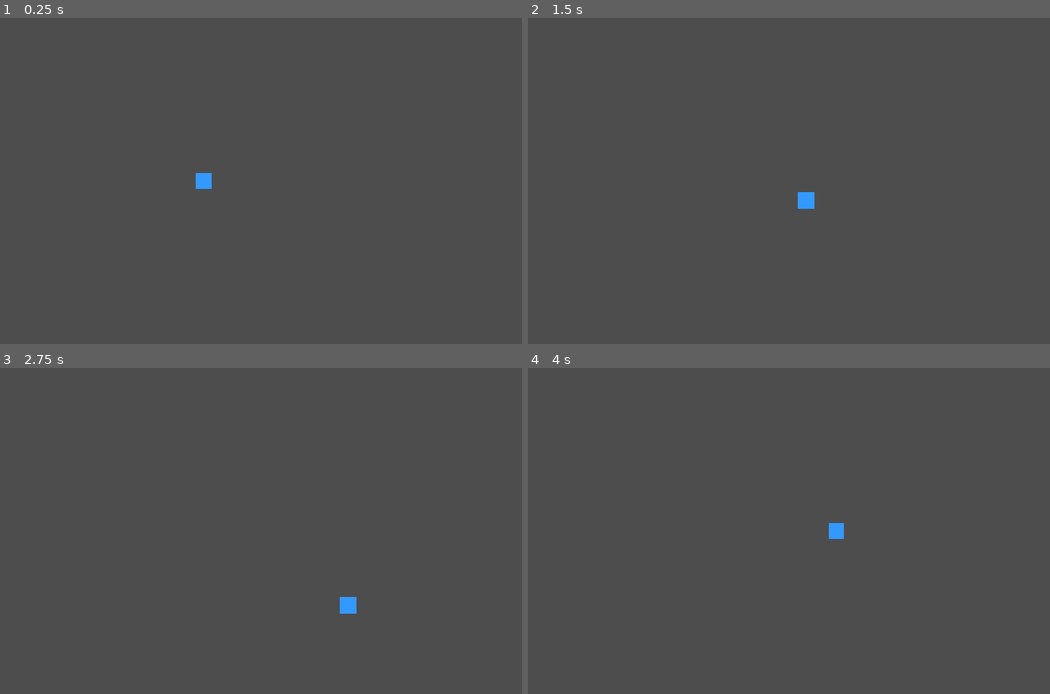
Above: before the commit, frames 1-4 (two rows, left to right).
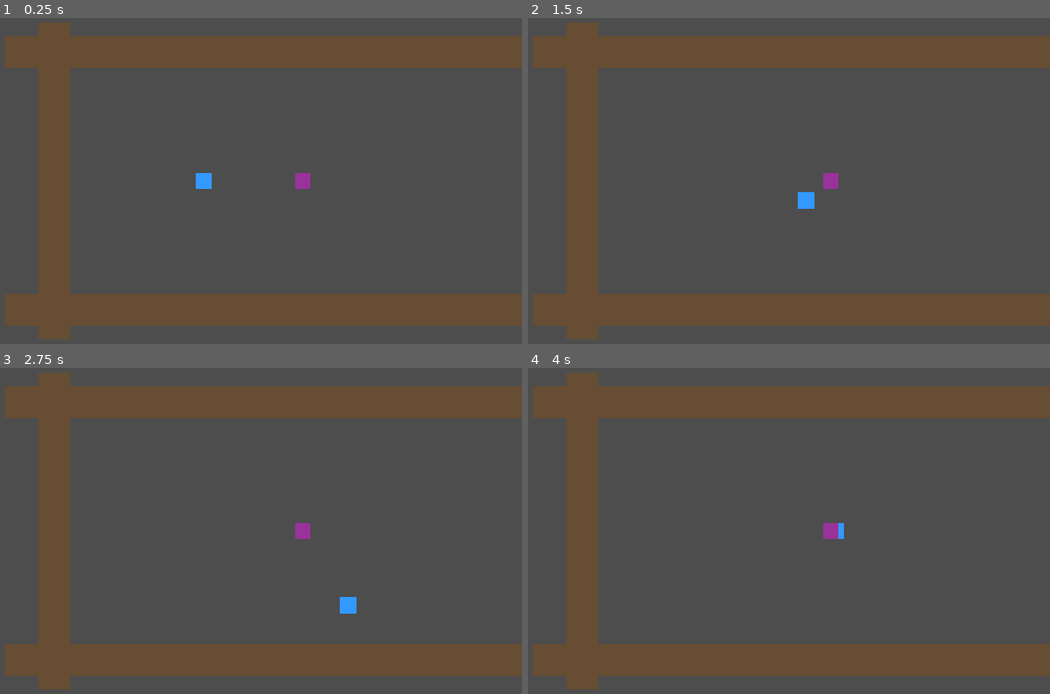
Above: after the commit, the same moments.

Repository: sarahgdykes-ux/Wildbound
Game: Godot game, scene res://scenes/main.tscn
Same seed, same stepped clock (60 frames per second), same inputs: the game is played once before the commit and once after it. Before the commit the project starts from res://scenes/test_world.tscn.
Inputs:
- Up to frame 1 (0.25 s): no input
- Up to frame 2 (1.5 s): tap Enter at 0.5 s; hold D (move_right) 0.53-1.28 s; hold E (interact) 0.53-1.28 s; hold S (move_down) from 1.28 s (still down); tap E (interact) at 1.35 s
- Up to frame 3 (2.75 s): release S (move_down) at 2.03 s; hold D (move_right) from 2.03 s (still down); hold E (interact) from 2.03 s (still down)
- Up to frame 4 (4 s): release D (move_right) at 2.78 s; release E (interact) at 2.78 s; hold W (move_up) 2.78-3.53 s; tap E (interact) at 2.85 s; hold A (move_left) from 3.53 s (still down); hold E (interact) from 3.53 s (still down)

The runs differ from the first frame. In frame 1, 24% of the frame differs, in the area x 0-100%, y 1-99%; in frame 2, 24%; in frame 3, 24%; in frame 4, 24%.

Commit message:
Completed Phase 1

Diff:
--- /dev/null
+++ b/autoload/data_manager.gd
@@ -0,0 +1,186 @@
+extends Node
+
+## Data Manager
+## Autoload singleton for loading and managing game data
+
+signal data_loaded
+signal data_load_failed(error: String)
+
+var creature_data: Dictionary = {}
+var ability_data: Dictionary = {}
+var region_data: Dictionary = {}
+var quest_data: Dictionary = {}
+
+var is_loaded: bool = false
+
+func _ready() -> void:
+	print("DataManager: Initializing...")
+	load_all_data()
+
+## Load all game data files
+func load_all_data() -> void:
+	print("DataManager: Loading game data...")
+
+	var error_occurred := false
+	var error_message := ""
+
+	# Load creature data
+	if not load_creature_data():
+		error_occurred = true
+		error_message = "Failed to load creature data"
+
+	# Load ability data
+	if not load_ability_data():
+		error_occurred = true
+		error_message = "Failed to load ability data"
+
+	# Load region data
+	if not load_region_data():
+		error_occurred = true
+		error_message = "Failed to load region data"
+
+	if error_occurred:
+		print("DataManager: ERROR - ", error_message)
+		emit_signal("data_load_failed", error_message)
+	else:
+		is_loaded = true
+		print("DataManager: All data loaded successfully")
+		print("  - Creatures: ", creature_data.size())
+		print("  - Abilities: ", ability_data.size())
+		print("  - Regions: ", region_data.size())
+		emit_signal("data_loaded")
+
+## Load creature species data from JSON files
+func load_creature_data() -> bool:
+	var dir = DirAccess.open("res://data/creatures/")
+	if not dir:
+		print("DataManager: Failed to open creatures directory")
+		return false
+
+	dir.list_dir_begin()
+	var file_name = dir.get_next()
+
+	while file_name != "":
+		if file_name.ends_with(".json"):
+			var file_path = "res://data/creatures/" + file_name
+			var json_text = FileAccess.get_file_as_string(file_path)
+			var json = JSON.new()
+
+			var parse_result = json.parse(json_text)
+			if parse_result == OK:
+				var data = json.data
+				if data.has("species_id"):
+					creature_data[data.species_id] = data
+					print("DataManager: Loaded creature: ", data.species_id)
+				else:
+					print("DataManager: WARNING - Creature data missing species_id: ", file_name)
+			else:
+				print("DataManager: ERROR - Failed to parse JSON: ", file_name)
+				print("  Error: ", json.get_error_message())
+
+		file_name = dir.get_next()
+
+	dir.list_dir_end()
+	return true
+
+## Load ability data from JSON files
+func load_ability_data() -> bool:
+	var dir = DirAccess.open("res://data/abilities/")
+	if not dir:
+		print("DataManager: Failed to open abilities directory")
+		return false
+
+	dir.list_dir_begin()
+	var file_name = dir.get_next()
+
+	while file_name != "":
+		if file_name.ends_with(".json"):
+			var file_path = "res://data/abilities/" + file_name
+			var json_text = FileAccess.get_file_as_string(file_path)
+			var json = JSON.new()
+
+			var parse_result = json.parse(json_text)
+			if parse_result == OK:
+				var data = json.data
+				if data.has("ability_id"):
+					ability_data[data.ability_id] = data
+					print("DataManager: Loaded ability: ", data.ability_id)
+				else:
+					print("DataManager: WARNING - Ability data missing ability_id: ", file_name)
+			else:
+				print("DataManager: ERROR - Failed to parse JSON: ", file_name)
+				print("  Error: ", json.get_error_message())
+
+		file_name = dir.get_next()
+
+	dir.list_dir_end()
+	return true
+
+## Load region data from JSON files
+func load_region_data() -> bool:
+	var dir = DirAccess.open("res://data/regions/")
+	if not dir:
+		print("DataManager: Failed to open regions directory")
+		return false
+
+	dir.list_dir_begin()
+	var file_name = dir.get_next()
+
+	while file_name != "":
+		if file_name.ends_with(".json"):
+			var file_path = "res://data/regions/" + file_name
+			var json_text = FileAccess.get_file_as_string(file_path)
+			var json = JSON.new()
+
+			var parse_result = json.parse(json_text)
+			if parse_result == OK:
+				var data = json.data
+				if data.has("region_id"):
+					region_data[data.region_id] = data
+					print("DataManager: Loaded region: ", data.region_id)
+				else:
+					print("DataManager: WARNING - Region data missing region_id: ", file_name)
+			else:
+				print("DataManager: ERROR - Failed to parse JSON: ", file_name)
+				print("  Error: ", json.get_error_message())
+
+		file_name = dir.get_next()
+
+	dir.list_dir_end()
+	return true
+
+## Get creature data by species ID
+func get_creature(species_id: String) -> Dictionary:
+	if creature_data.has(species_id):
+		return creature_data[species_id]
+	else:
+		print("DataManager: WARNING - Creature not found: ", species_id)
+		return {}
+
+## Get ability data by ability ID
+func get_ability(ability_id: String) -> Dictionary:
+	if ability_data.has(ability_id):
+		return ability_data[ability_id]
+	else:
+		print("DataManager: WARNING - Ability not found: ", ability_id)
+		return {}
+
+## Get region data by region ID
+func get_region(region_id: String) -> Dictionary:
+	if region_data.has(region_id):
+		return region_data[region_id]
+	else:
+		print("DataManager: WARNING - Region not found: ", region_id)
+		return {}
+
+## Get all creature IDs
+func get_all_creature_ids() -> Array:
+	return creature_data.keys()
+
+## Get all ability IDs
+func get_all_ability_ids() -> Array:
+	return ability_data.keys()
+
+## Get all region IDs
+func get_all_region_ids() -> Array:
+	return region_data.keys()
--- /dev/null
+++ b/data/abilities/ember_rush.json
@@ -0,0 +1,16 @@
+{
+  "ability_id": "ember_rush",
+  "name": "Ember Rush",
+  "element": "fire",
+  "type": "physical",
+  "power": 50,
+  "accuracy": 100,
+  "effects": [
+    {
+      "type": "damage",
+      "value": 50
+    }
+  ],
+  "cooldown": 0,
+  "description": "Charges forward with blazing embers."
+}
--- /dev/null
+++ b/data/abilities/seedburst.json
@@ -0,0 +1,16 @@
+{
+  "ability_id": "seedburst",
+  "name": "Seedburst",
+  "element": "nature",
+  "type": "special",
+  "power": 40,
+  "accuracy": 100,
+  "effects": [
+    {
+      "type": "damage",
+      "value": 40
+    }
+  ],
+  "cooldown": 0,
+  "description": "Launches a burst of seeds at the target."
+}
--- /dev/null
+++ b/data/creatures/cindlet.json
@@ -0,0 +1,44 @@
+{
+  "species_id": "cindlet",
+  "name": "Cindlet",
+  "elements": ["fire"],
+  "role": "attacker",
+  "habitats": ["whispering_woods", "emberfall"],
+  "base_stats": {
+    "hp": 40,
+    "attack": 55,
+    "defense": 30,
+    "magic": 35,
+    "resistance": 30,
+    "speed": 50
+  },
+  "abilities": ["ember_rush", "flame_shield", "heat_wave"],
+  "taming_method": {
+    "type": "battle",
+    "requirements": {
+      "win_challenge": true,
+      "demonstrate_strength": true
+    }
+  },
+  "evolution_options": [
+    {
+      "target": "scorchscale",
+      "requirements": {
+        "fire_victories": 20,
+        "environmental_affinity": {
+          "fire": 40
+        },
+        "level": 20
+      }
+    },
+    {
+      "target": "magmara",
+      "requirements": {
+        "hp_remaining_avg": 60,
+        "defeated_by_fire": 5,
+        "level": 20
+      }
+    }
+  ],
+  "rarity": "starter"
+}
--- /dev/null
+++ b/data/creatures/mosskit.json
@@ -0,0 +1,42 @@
+{
+  "species_id": "mosskit",
+  "name": "Mosskit",
+  "elements": ["nature"],
+  "role": "support",
+  "habitats": ["whispering_woods"],
+  "base_stats": {
+    "hp": 45,
+    "attack": 30,
+    "defense": 35,
+    "magic": 40,
+    "resistance": 35,
+    "speed": 55
+  },
+  "abilities": ["seedburst", "leaf_guard", "nature_boost"],
+  "taming_method": {
+    "type": "trust",
+    "requirements": {
+      "item": "forest_berries",
+      "approach": "patient"
+    }
+  },
+  "evolution_options": [
+    {
+      "target": "briarhorn",
+      "requirements": {
+        "environmental_affinity": {
+          "nature": 50
+        },
+        "level": 20
+      }
+    },
+    {
+      "target": "bloomveil",
+      "requirements": {
+        "relationship": 80,
+        "level": 20
+      }
+    }
+  ],
+  "rarity": "starter"
+}
--- /dev/null
+++ b/data/regions/verdant_hollow.json
@@ -0,0 +1,50 @@
+{
+  "region_id": "verdant_hollow",
+  "name": "Verdant Hollow",
+  "theme": "forest",
+  "description": "The starting region and first Wildbond mystery.",
+  "areas": [
+    {
+      "area_id": "bramblewick_village",
+      "name": "Bramblewick Village",
+      "purpose": "Starting settlement and hub"
+    },
+    {
+      "area_id": "whispering_woods",
+      "name": "Whispering Woods",
+      "purpose": "Introduction to exploration and taming"
+    },
+    {
+      "area_id": "stoneback_ridge",
+      "name": "Stoneback Ridge",
+      "purpose": "Environmental exploration abilities"
+    },
+    {
+      "area_id": "moonwater_glade",
+      "name": "Moonwater Glade",
+      "purpose": "Time-dependent encounters"
+    },
+    {
+      "area_id": "hollow_ruins",
+      "name": "The Hollow Ruins",
+      "purpose": "First major story discovery and boss"
+    }
+  ],
+  "creature_spawns": [
+    {
+      "species_id": "mosskit",
+      "areas": ["whispering_woods"],
+      "rarity": "starter"
+    },
+    {
+      "species_id": "cindlet",
+      "areas": ["whispering_woods"],
+      "rarity": "starter"
+    },
+    {
+      "species_id": "shroomble",
+      "areas": ["whispering_woods"],
+      "rarity": "common"
+    }
+  ]
+}
--- a/project.godot
+++ b/project.godot
@@ -16,7 +16,7 @@
 
 config/name="Wildbound"
 config/description="Echoes of the Forgotten - A top-down 2D fantasy adventure RPG"
-run/main_scene="res://scenes/test_world.tscn"
+run/main_scene="res://scenes/main.tscn"
 config/features=PackedStringArray("4.7", "GL Compatibility")
 config/icon="res://icon.svg"
 
@@ -100,6 +100,10 @@
 2d_physics/layer_31="Ignore"
 2d_physics/layer_32="Ignore"
 
+[autoload]
+
+DataManager="*res://autoload/data_manager.gd"
+
 [rendering]
 
 textures/canvas_textures/default_texture_filter=0
--- /dev/null
+++ b/scenes/interactable.tscn
@@ -0,0 +1,40 @@
+[gd_scene load_steps=3 format=3 uid="uid://e5f6g7h8i9j0"]
+
+[ext_resource type="Script" path="res://scripts/interactable.gd" id="1_interact"]
+
+[sub_resource type="RectangleShape2D" id="RectangleShape2D_interact"]
+size = Vector2(32, 32)
+
+[sub_resource type="RectangleShape2D" id="RectangleShape2D_trigger"]
+size = Vector2(64, 64)
+
+[node name="Interactable" type="Area2D"]
+collision_layer = 0
+collision_mask = 8
+script = ExtResource("1_interact")
+
+[node name="CollisionShape2D" type="CollisionShape2D" parent="."]
+shape = SubResource("RectangleShape2D_interact")
+
+[node name="TriggerArea" type="Area2D" parent="."]
+collision_layer = 0
+collision_mask = 16
+
+[node name="TriggerShape" type="CollisionShape2D" parent="TriggerArea"]
+shape = SubResource("RectangleShape2D_trigger")
+
+[node name="Sprite2D" type="ColorRect" parent="."]
+offset_left = -16.0
+offset_top = -16.0
+offset_right = 16.0
+offset_bottom = 16.0
+color = Color(0.8, 0.8, 0.3, 1)
+
+[node name="Label" type="Label" parent="."]
+offset_left = -20.0
+offset_top = -40.0
+offset_right = 20.0
+offset_bottom = -20.0
+text = "Press E"
+horizontal_alignment = 1
+vertical_alignment = 1
--- a/scenes/main.tscn
+++ b/scenes/main.tscn
@@ -1,7 +1,6 @@
 [gd_scene load_steps=2 format=3 uid="uid://bj8w8k1v4x5q"]
 
-[ext_resource type="PackedScene" uid="uid://c3d4e5f6g7h8" path="res://scenes/test_world.tscn" id="1_testworld"]
+[ext_resource type="Script" path="res://scripts/main.gd" id="1_main"]
 
 [node name="Main" type="Node"]
-
-[node name="TestWorld" parent="." instance=ExtResource("1_testworld")]
+script = ExtResource("1_main")
--- /dev/null
+++ b/scenes/npc.tscn
@@ -0,0 +1,40 @@
+[gd_scene load_steps=4 format=3 uid="uid://f6g7h8i9j0k1"]
+
+[ext_resource type="Script" path="res://scripts/npc.gd" id="1_npc"]
+
+[sub_resource type="RectangleShape2D" id="RectangleShape2D_npc"]
+size = Vector2(32, 32)
+
+[sub_resource type="RectangleShape2D" id="RectangleShape2D_trigger"]
+size = Vector2(64, 64)
+
+[node name="NPC" type="StaticBody2D"]
+collision_layer = 8
+collision_mask = 0
+script = ExtResource("1_npc")
+
+[node name="CollisionShape2D" type="CollisionShape2D" parent="."]
+shape = SubResource("RectangleShape2D_npc")
+
+[node name="InteractionArea" type="Area2D" parent="."]
+collision_layer = 0
+collision_mask = 1
+
+[node name="TriggerShape" type="CollisionShape2D" parent="InteractionArea"]
+shape = SubResource("RectangleShape2D_trigger")
+
+[node name="Sprite2D" type="ColorRect" parent="."]
+offset_left = -16.0
+offset_top = -16.0
+offset_right = 16.0
+offset_bottom = 16.0
+color = Color(0.6, 0.2, 0.6, 1)
+
+[node name="Label" type="Label" parent="."]
+offset_left = -30.0
+offset_top = -40.0
+offset_right = 30.0
+offset_bottom = -20.0
+text = "NPC"
+horizontal_alignment = 1
+vertical_alignment = 1
--- a/scenes/player.tscn
+++ b/scenes/player.tscn
@@ -7,8 +7,9 @@
 
 [node name="Player" type="CharacterBody2D"]
 collision_layer = 1
-collision_mask = 6
+collision_mask = 17
 script = ExtResource("1_abc123")
+groups = ["player"]
 
 [node name="CollisionShape2D" type="CollisionShape2D" parent="."]
 shape = SubResource("RectangleShape2D_1abc2")
--- a/scenes/test_world.tscn
+++ b/scenes/test_world.tscn
@@ -1,13 +1,38 @@
-[gd_scene load_steps=2 format=3 uid="uid://c3d4e5f6g7h8"]
+[gd_scene load_steps=5 format=3 uid="uid://c3d4e5f6g7h8"]
 
 [ext_resource type="PackedScene" uid="uid://b2k3l4m5n6o7" path="res://scenes/player.tscn" id="1_player"]
+[ext_resource type="PackedScene" uid="uid://d4e5f6g7h8i9" path="res://scenes/wall.tscn" id="2_wall"]
+[ext_resource type="PackedScene" uid="uid://f6g7h8i9j0k1" path="res://scenes/npc.tscn" id="3_npc"]
+[ext_resource type="Script" path="res://scripts/test_world.gd" id="4_testworld"]
 
 [node name="TestWorld" type="Node2D"]
+script = ExtResource("4_testworld")
 
 [node name="Player" parent="." instance=ExtResource("1_player")]
-position = Vector2(640, 360)
+position = Vector2(400, 360)
 
 [node name="Camera2D" type="Camera2D" parent="."]
-position = Vector2(640, 360)
+position = Vector2(400, 360)
 position_smoothing_enabled = true
 position_smoothing_speed = 5.0
+
+[node name="Walls" type="Node2D" parent="."]
+
+[node name="WallTop" parent="Walls" instance=ExtResource("2_wall")]
+position = Vector2(640, 100)
+scale = Vector2(20, 1)
+
+[node name="WallBottom" parent="Walls" instance=ExtResource("2_wall")]
+position = Vector2(640, 620)
+scale = Vector2(20, 1)
+
+[node name="WallLeft" parent="Walls" instance=ExtResource("2_wall")]
+position = Vector2(100, 360)
+scale = Vector2(1, 10)
+
+[node name="WallRight" parent="Walls" instance=ExtResource("2_wall")]
+position = Vector2(1180, 360)
+scale = Vector2(1, 10)
+
+[node name="NPC" parent="." instance=ExtResource("3_npc")]
+position = Vector2(600, 360)
--- /dev/null
+++ b/scenes/wall.tscn
@@ -0,0 +1,18 @@
+[gd_scene load_steps=2 format=3 uid="uid://d4e5f6g7h8i9"]
+
+[sub_resource type="RectangleShape2D" id="RectangleShape2D_wall"]
+size = Vector2(64, 64)
+
+[node name="Wall" type="StaticBody2D"]
+collision_layer = 16
+collision_mask = 0
+
+[node name="CollisionShape2D" type="CollisionShape2D" parent="."]
+shape = SubResource("RectangleShape2D_wall")
+
+[node name="ColorRect" type="ColorRect" parent="."]
+offset_left = -32.0
+offset_top = -32.0
+offset_right = 32.0
+offset_bottom = 32.0
+color = Color(0.4, 0.3, 0.2, 1)
--- /dev/null
+++ b/scripts/interactable.gd
@@ -0,0 +1,50 @@
+extends Area2D
+
+## Base class for interactable objects
+## Handles player detection and interaction prompts
+
+signal interacted
+
+@onready var label: Label = $Label
+@onready var trigger_area: Area2D = $TriggerArea
+
+var player_in_range: bool = false
+
+func _ready() -> void:
+	# Connect to body entered/exited signals
+	body_entered.connect(_on_body_entered)
+	body_exited.connect(_on_body_exited)
+	trigger_area.body_entered.connect(_on_trigger_entered)
+	trigger_area.body_exited.connect(_on_trigger_exited)
+
+	# Hide label initially
+	label.visible = false
+
+func _on_body_entered(body: Node2D) -> void:
+	if body.is_in_group("player"):
+		player_in_range = true
+		label.visible = true
+
+func _on_body_exited(body: Node2D) -> void:
+	if body.is_in_group("player"):
+		player_in_range = false
+		label.visible = false
+
+func _on_trigger_entered(body: Node2D) -> void:
+	if body.is_in_group("player"):
+		player_in_range = true
+		label.visible = true
+
+func _on_trigger_exited(body: Node2D) -> void:
+	if body.is_in_group("player"):
+		player_in_range = false
+		label.visible = false
+
+func _input(event: InputEvent) -> void:
+	if player_in_range and event.is_action_pressed("interact"):
+		interact()
+
+## Override this in child classes to define interaction behavior
+func interact() -> void:
+	print("Interacted with: ", name)
+	emit_signal("interacted")
--- a/scripts/main.gd
+++ b/scripts/main.gd
@@ -6,4 +6,29 @@
 func _ready():
 	print("Wildbound: Echoes of the Forgotten")
 	print("Initializing game...")
-	# Game initialization will go here
+
+	# Wait for data to load
+	DataManager.data_loaded.connect(_on_data_loaded)
+	DataManager.data_load_failed.connect(_on_data_load_failed)
+
+	if DataManager.is_loaded:
+		_on_data_loaded()
+	else:
+		print("Main: Waiting for data to load...")
+
+func _on_data_loaded():
+	print("Main: Data loaded successfully!")
+	print("  Creatures available: ", DataManager.get_all_creature_ids())
+	print("  Abilities available: ", DataManager.get_all_ability_ids())
+	print("  Regions available: ", DataManager.get_all_region_ids())
+
+	# Test loading specific data
+	var mosskit = DataManager.get_creature("mosskit")
+	if not mosskit.is_empty():
+		print("Main: Successfully loaded Mosskit data")
+
+	# Load test world
+	get_tree().change_scene_to_file("res://scenes/test_world.tscn")
+
+func _on_data_load_failed(error: String):
+	print("Main: ERROR - Failed to load data: ", error)
--- /dev/null
+++ b/scripts/npc.gd
@@ -0,0 +1,35 @@
+extends StaticBody2D
+
+## Simple NPC for testing interactions
+
+@onready var label: Label = $Label
+@onready var interaction_area: Area2D = $InteractionArea
+
+var player_in_range: bool = false
+var dialogue_shown: bool = false
+
+func _ready() -> void:
+	interaction_area.body_entered.connect(_on_body_entered)
+	interaction_area.body_exited.connect(_on_body_exited)
+	label.visible = false
+
+func _on_body_entered(body: Node2D) -> void:
+	if body.is_in_group("player"):
+		player_in_range = true
+		label.visible = true
+
+func _on_body_exited(body: Node2D) -> void:
+	if body.is_in_group("player"):
+		player_in_range = false
+		label.visible = false
+
+func _input(event: InputEvent) -> void:
+	if player_in_range and event.is_action_pressed("interact"):
+		interact()
+
+func interact() -> void:
+	if not dialogue_shown:
+		print("NPC: Hello, traveler! Welcome to Wildbound!")
+		dialogue_shown = true
+	else:
+		print("NPC: Is there anything else you need?")
--- /dev/null
+++ b/scripts/test_world.gd
@@ -0,0 +1,16 @@
+extends Node2D
+
+## Test world scene script
+## Handles test world initialization
+
+func _ready():
+	print("TestWorld: Initializing test world...")
+
+	if DataManager.is_loaded:
+		print("TestWorld: Data is loaded")
+	else:
+		print("TestWorld: Waiting for data...")
+		DataManager.data_loaded.connect(_on_data_loaded)
+
+func _on_data_loaded():
+	print("TestWorld: Data loaded, world ready!")
